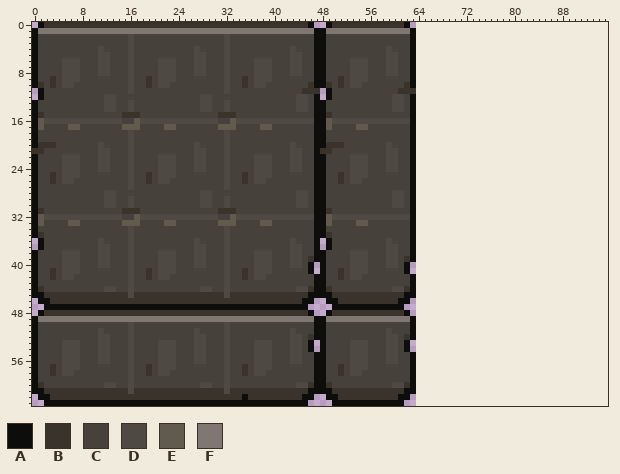
One commit to this pixel-art file: asset_sources/concrete_fg_tiles.aseprite. Above: the version before the commit.
64x64 pixels, 1 frame. The old version is drawn lined up with the new one, on the new canvas.
Palette (. is transparent): A #0d0d0c  B #39332c  C #46413a  D #4f4943  E #615a4e  F #807672
Pixels before (only the part around the change), first column x 76:
 0 ....................
 1 ....................
 2 ....................
 3 ....................
 4 ....................
 5 ....................
 6 ....................
 7 ....................
 8 ....................
 9 ....................
10 ....................
11 ....................
12 ....................
13 ....................
14 ....................
15 ....................
16 ....................
17 ....................
18 ....................
19 ....................
20 ....................
21 ....................
22 ....................
23 ....................
24 ....................
25 ....................
26 ....................
27 ....................
28 ....................
29 ....................
30 ....................
31 ....................
32 ....................
33 ....................
34 ....................
35 ....................
36 ....................
37 ....................
38 ....................
39 ....................
40 ....................
41 ....................
42 ....................
43 ....................
44 ....................
45 ....................
46 ....................
47 ....................
48 ....................
49 ....................
50 ....................
51 ....................
52 ....................
53 ....................
54 ....................
55 ....................
56 ....................
57 ....................
58 ....................
59 ....................
60 ....................
After:
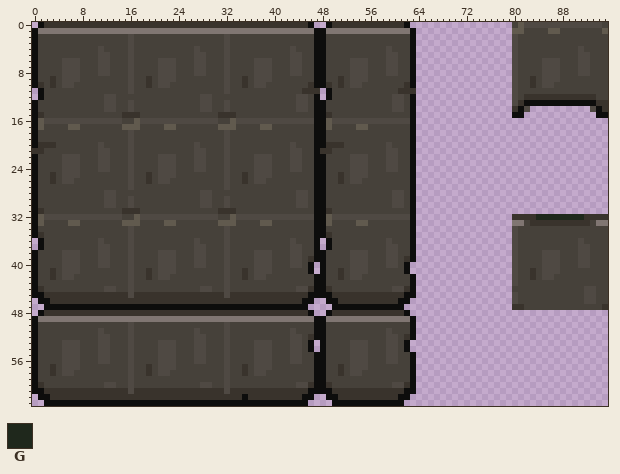
Colours new in this view: G #1f281c
What changed:
canvas 64x64 -> 96x64
There is now colour A in row 13 at x 82 to 93; in row 14 at x 81 and 94; in row 15 at x 80 to 81 and 94 to 95.
There is now colour B in rows 9 to 10 at x 83; in row 12 at x 82 to 93; in row 13 at x 81 and 94 to 95; in row 14 at x 80 and 95; in row 32 at x 80 to 83 and 92 to 95; in row 33 at x 83 to 92.
There is now colour B in rows 41 to 42 at x 83; in row 47 at x 80 to 81 and 95.
There is now colour C in row 0 at x 80 and 95; in row 1 at x 82 to 85 and 88 to 94; in rows 2 to 3 at x 81 to 95; in row 4 at x 81 to 90 and 92 to 95; in row 5 at x 81 to 90 and 93 to 95; in rows 6 to 8 at x 81 to 84, 88 to 90 and 93 to 95.
There is now colour C in row 9 at x 81 to 82, 84 and 88 to 95; in row 10 at x 81 to 82, 84 and 87 to 95; in row 11 at x 81 to 95; in row 12 at x 81 and 94 to 95; in row 33 at x 82 and 93; in rows 34 to 35 at x 81 to 95.
There is now colour C in row 36 at x 81 to 90 and 92 to 95; in row 37 at x 81 to 90 and 93 to 95; in rows 38 to 40 at x 81 to 84, 88 to 90 and 93 to 95; in row 41 at x 81 to 82, 84 and 88 to 95; in row 42 at x 81 to 82, 84 and 87 to 95; in row 43 at x 81 to 95.
There is now colour C in row 44 at x 80 to 91 and 94 to 95; in rows 45 to 46 at x 81 to 91 and 94 to 95; in row 47 at x 82 to 94.
There is now colour D in row 0 at x 82 to 94; in rows 2 to 3 at x 80; in row 4 at x 80 and 91; in row 5 at x 80 and 91 to 92; in rows 6 to 8 at x 80, 85 to 87 and 91 to 92; in row 9 at x 80 and 85 to 87.
There is now colour D in row 10 at x 80 and 85 to 86; in rows 11 to 13 at x 80; in row 14 at x 82 and 93; in rows 34 to 35 at x 80; in row 36 at x 80 and 91; in row 37 at x 80 and 91 to 92.
There is now colour D in rows 38 to 40 at x 80, 85 to 87 and 91 to 92; in row 41 at x 80 and 85 to 87; in row 42 at x 80 and 85 to 86; in row 43 at x 80; in row 44 at x 92 to 93; in rows 45 to 46 at x 80 and 92 to 93.
There is now colour E in row 0 at x 81; in row 1 at x 80 to 81, 86 to 87 and 95.
There is now colour F in row 33 at x 80 to 81 and 94 to 95.
There is now colour G in row 32 at x 84 to 91.
Boxes around the changes in both pictures, in picture pixels (x1, y1, x2, y2):
added: (512, 22, 608, 118)
added: (512, 214, 608, 310)
